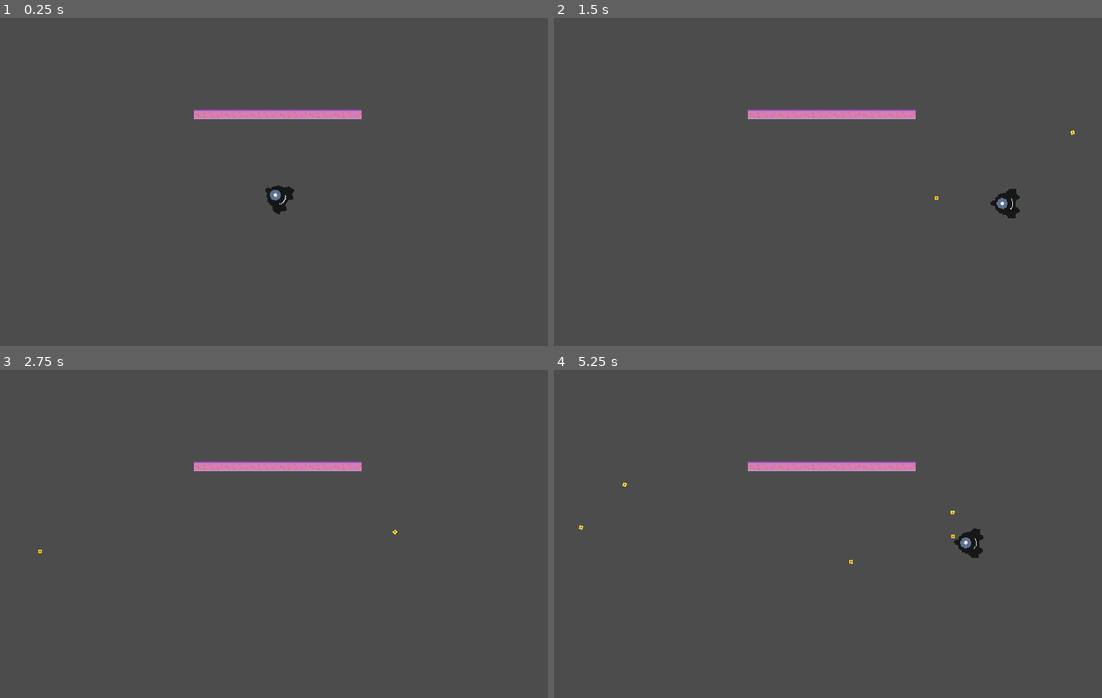
Above: before the commit, frames 1-4 (two rows, left to right).
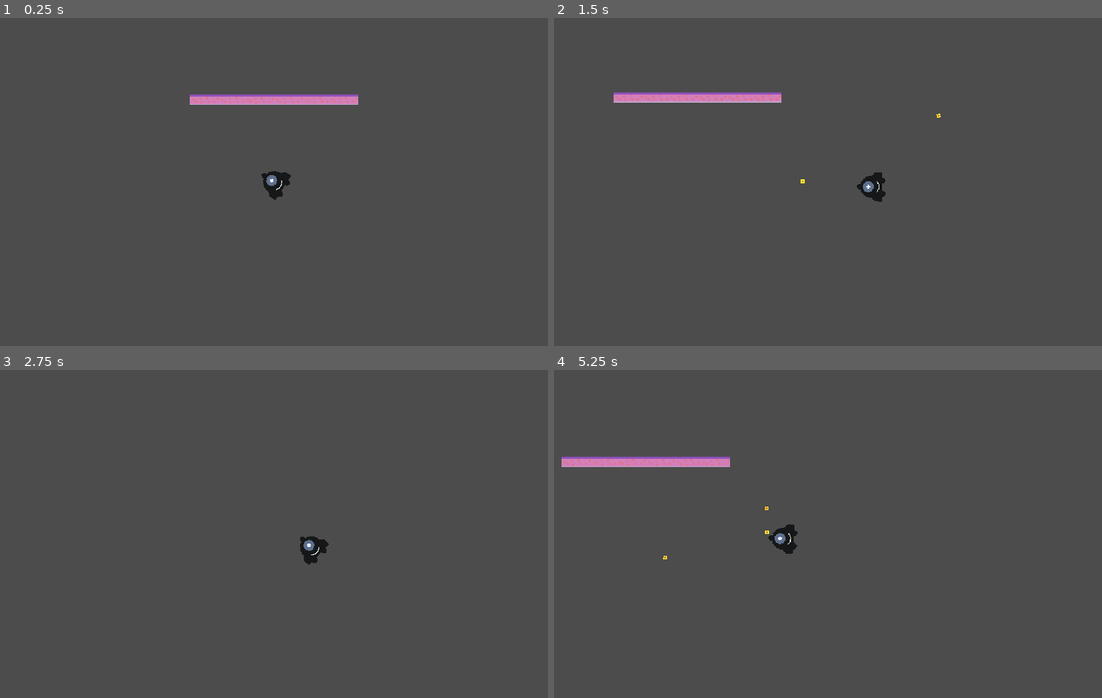
Above: after the commit, the same moments.

Repository: mrbenshef/CellDefence
Game: Godot game, scene res://World.tscn
Same seed, same stepped clock (60 frames per second), same inputs: the game is played once before the commit and once after it.
Inputs (mouse positions are in pixels of both pictures, inside the frame that each line leads up to):
- Up to frame 1 (0.25 s): no input
- Up to frame 2 (1.5 s): tap Enter at 0.5 s; move the mouse to (948, 165) at 0.52 s; hold D (right) 0.53-1.28 s; click (948, 165) at 0.6 s; move the mouse to (718, 198) at 1.27 s; hold S (down) from 1.28 s (still down); click (718, 198) at 1.35 s
- Up to frame 3 (2.75 s): move the mouse to (328, 461) at 2.02 s; release S (down) at 2.03 s; hold D (right) from 2.03 s (still down); click (328, 461) at 2.1 s
- Up to frame 4 (5.25 s): move the mouse to (800, 599) at 2.77 s; release D (right) at 2.78 s; hold W (up) 2.78-3.53 s; click (800, 599) at 2.85 s; move the mouse to (992, 583) at 3.52 s; hold A (left) 3.53-5.03 s; click (992, 583) at 3.6 s; move the mouse to (663, 484) at 4.27 s; click (663, 484) at 4.35 s; move the mouse to (855, 534) at 5.02 s; hold S (down) from 5.03 s (still down); click (855, 534) at 5.1 s

The runs differ from the first frame. In frame 1, 2.3% of the frame differs, in the area x 34-66%, y 23-60%; in frame 2, 2.5%; in frame 3, 1.2%; in frame 4, 2.5%, in the area x 1-79%, y 26-60%.

Commit message:
feat: set camera to follow player

Diff:
--- a/Player.tscn
+++ b/Player.tscn
@@ -21,3 +21,7 @@
 
 [node name="Gun" type="Position2D" parent="."]
 position = Vector2( 0, -16 )
+
+[node name="Camera2D" type="Camera2D" parent="."]
+current = true
+smoothing_enabled = true
